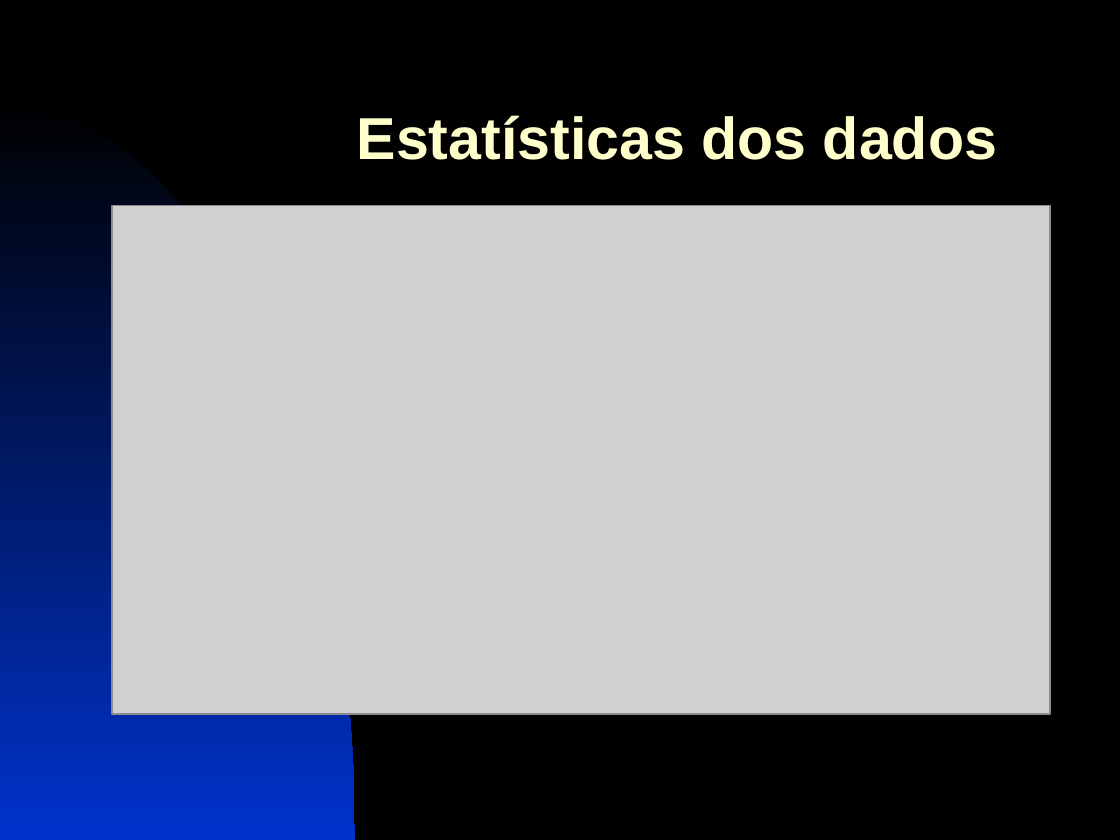
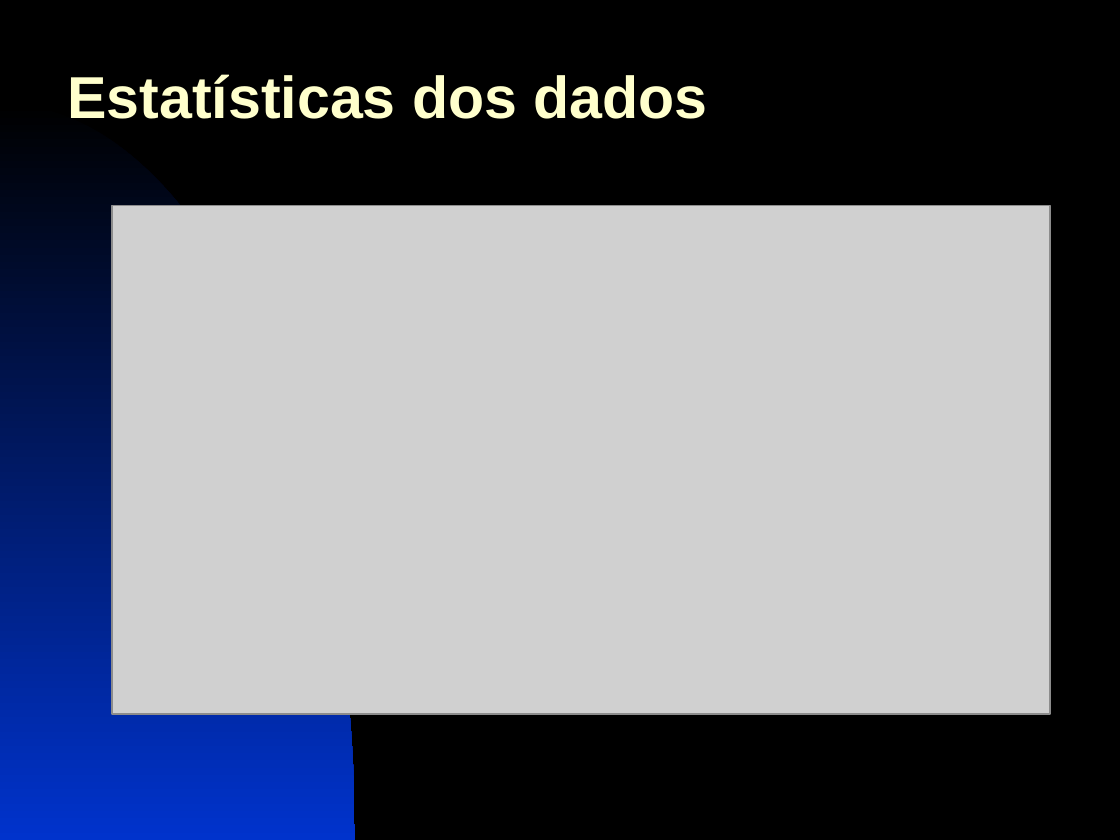
Before and after one commit to brunofms/inf2915_rsvd-video-recommendation, a slide deck: slide 6 of presentation/trabalho_am.ppt. Drawn at 1120x840 pixels with LibreOffice and Linux fonts; fonts in the diff are those of the drawing; grey boxes stand for pictures. Boxes give left, top, right and bottom in pixels: in the first picture for what was removed or moved away, otherwise in the second. Text is boxed around its words. In the diff, an @@ line names an element or a change of style, - is before the commit and + after.

```diff
--- a/presentation/trabalho_am.ppt
+++ b/presentation/trabalho_am.ppt
@@ title "Estatísticas dos dados" moved from (x1=357, y1=115, x2=997, y2=160) to (x1=67, y1=74, x2=708, y2=119) @@
```
Also in this commit, not shown: 2 other slides changed.
